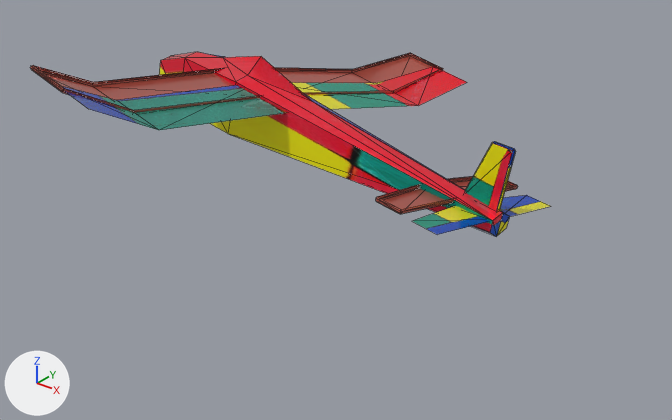
Before and after pictures for a commit that changed the glTF model assets/models/plane.glb.
Both versions are drawn from a 50 mm lens placed at (25.7, -36.1, 24.0), pointed at (-2.9, -0.3, 1.8). Lighting does not change. The marker at lower left points along +X, +Y and +Z. Mesh edges are drawn as thin lines. Where no turn or scale is listed for an object, it has been applied to the vertices. Vertices at the same position are counted once.

Script lines for the objects in view, before the commit:
```python
me_mesh_0 = bpy.data.meshes.new('Mesh_0')
me_mesh_0.from_pydata(...)  # 66 vertices, 112 faces; spans x -11.6..7.5, y -12.6..15.2, z -2.1..4.7
me_mesh_0.materials.append(mat_lambert10sg)  # picture img_17357031_colorful_wood_texture_made_of_small_toy_blocks
me_mesh_1 = bpy.data.meshes.new('Mesh_1')
me_mesh_1.from_pydata(...)  # 68 vertices, 108 faces; spans x -5.26..3.16, y -0.84..0.8, z -3.82..4.81
me_mesh_1.materials.append(mat_lambert10sg)  # picture img_17357031_colorful_wood_texture_made_of_small_toy_blocks
ob_mesh_0 = bpy.data.objects.new('Mesh_0', me_mesh_0)
ob_mesh_0.location = (-1.85, 0.55, 6.04)
ob_mesh_1 = bpy.data.objects.new('Mesh_1', me_mesh_1)
ob_mesh_1.location = (-1.85, 0.55, 6.04)
ob_mesh_1.rotation_euler = (-1.749, 0.0309, 0.17)  # degrees (-100, 1.8, 10)
ob_mesh_1.scale = (3.18, 3.18, 3.18)
```
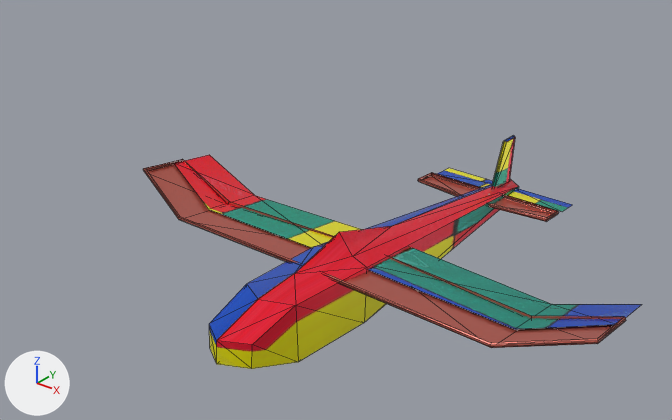
Where the newer file only moved an object's origin or applied its transform, the numbers keep the older frame.

Pixel boxes [x1, y1, x2, y2] of what changed, in the pictures (672 x 420 px):
```json
{"object": "Mesh_1", "change": "moved, turned", "before": [63, 52, 550, 237], "after": [174, 136, 642, 369]}
{"object": "Mesh_0", "change": "reshaped", "before": [30, 53, 518, 214], "after": [143, 159, 626, 348], "on screen": "17% taller"}
```

Edits to the scene script, one JSON object a line:
```json
{"block": "me_mesh_1", "where": "me_mesh_1.from_pydata(...)  # 68 vertices, 108 faces; spans x -5.26..3.16, y -0.84..0.8, z -3.82..4.81"}
{"block": "me_mesh_1", "where": "# used by ob_mesh_1; location = (-1.85, 0.55, 6.04); rotation_euler = (-1.749, 0.0309, 0.17), in degrees (-100, 1.8, 10); scale = (3.18, 3.18, 3.18)"}
{"block": "me_mesh_1", "change": "me_mesh_1 part 1: the whole mesh is moved by (1.47, -0.07, -0.45)"}
{"block": "me_mesh_0", "where": "me_mesh_0.from_pydata(...)  # 66 vertices, 112 faces; spans x -11.6..7.5, y -12.6..15.2, z -2.1..4.7"}
{"block": "me_mesh_0", "where": "# used by ob_mesh_0; location = (-1.85, 0.55, 6.04)"}
{"block": "me_mesh_0", "change": "me_mesh_0 part 2: the whole mesh is multiplied about its middle by the matrix ((-0.127, -0.974, 0.187), (0.991, -0.131, -0.009), (0.033, 0.184, 0.982)), then moved by (3.1, 0.8, -5.5)"}
{"op": "set", "path": "ob_mesh_1.location", "old": "(-1.85, 0.55, 6.04)", "new": "(0.0, 0.0, 0.0)"}
{"op": "set", "path": "ob_mesh_1.rotation_euler", "old": "(-1.749, 0.0309, 0.17)", "new": "(-1.572, -0.0335, 1.871)", "note": "degrees (-100, 1.8, 10) -> degrees (-90, -1.9, 107)"}
```
